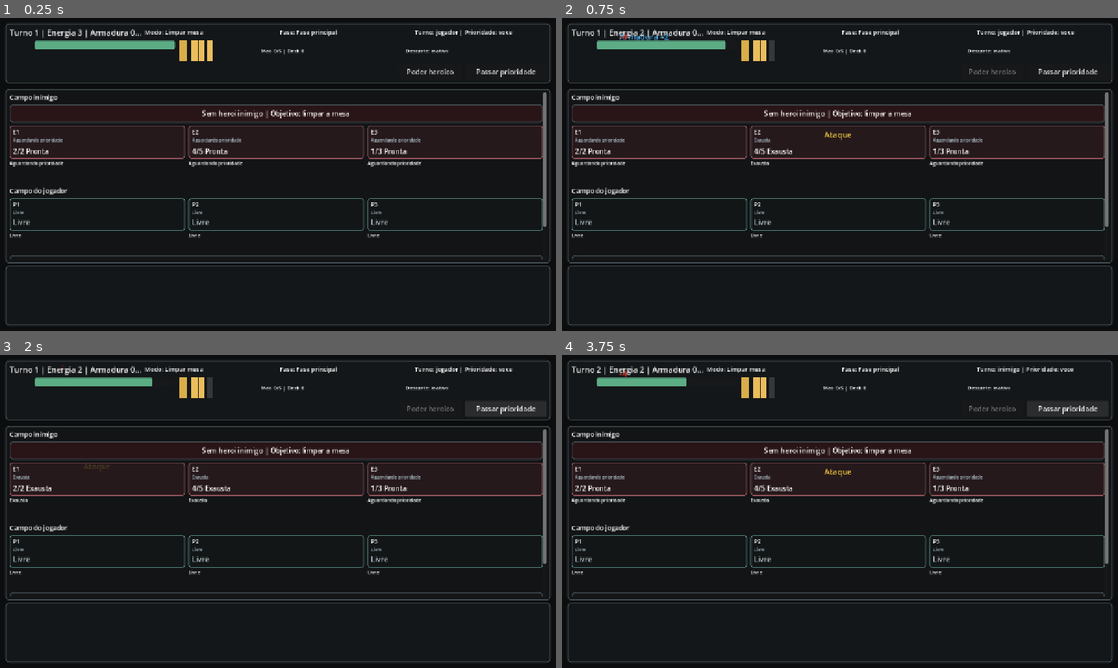
Above: before the commit, frames 1-4 (two rows, left to right).
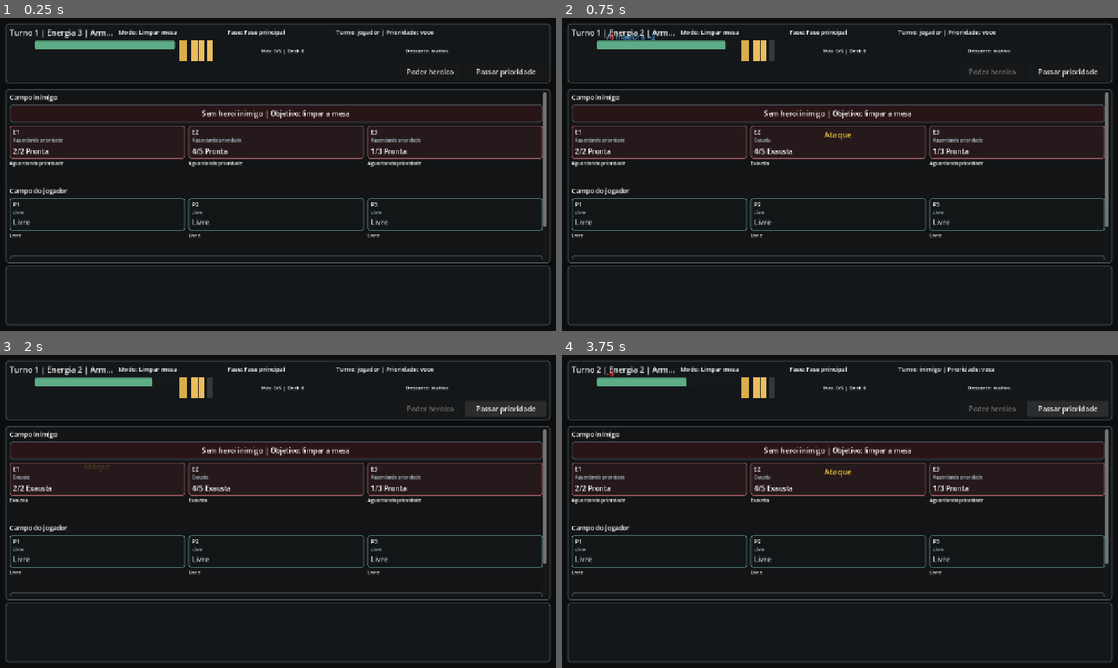
Above: after the commit, the same moments.

Repository: Bournellis/Studio
Game: Godot game, scene res://modes/battle/battle.tscn
Two runs of this game, one before a commit and one after it. Both use one fixed random seed, a clock stepped at 60 frames per second and the inputs below. This scene is started directly instead of the project's main scene.
Inputs (mouse positions are in pixels of both pictures, inside the frame that each line leads up to):
- Up to frame 1 (0.25 s): no input
- Up to frame 2 (0.75 s): click "Poder heroico" at 0.5 s
- Up to frame 3 (2 s): click "Passar prioridade" at 1.25 s
- Up to frame 4 (3.75 s): tap Enter at 2 s; move the mouse to (962, 495) at 2.02 s; hold D 2.03-2.75 s; hold Shift 2.03-2.75 s; click (962, 495) at 2.17 s; tap Space at 2.75 s; drag from (728, 527) to (812, 574) at 2.77 s; click "Encerrar descarte" at 3.5 s

The runs differ from the first frame. In frame 1, 0.7% of the frame differs, in the area x 19-93%, y 3-6%; in frame 2, 0.8%, in the area x 8-93%, y 3-8%; in frame 3, 0.7%; in frame 4, 0.7%.

Commit message:
Implement rpg-turnos ondas mode

Diff:
--- a/Projetos/rpg-turnos/battle/battle_engine.gd
+++ b/Projetos/rpg-turnos/battle/battle_engine.gd
@@ -7,6 +7,7 @@
 
 const MODE_CLEAR_BOARD: String = "limpar_mesa"
 const MODE_DUEL: String = "duelo"
+const MODE_WAVES: String = "ondas"
 
 const DAMAGE_FISICO_MELEE: String = "fisico_melee"
 const DAMAGE_FISICO_ALCANCE: String = "fisico_alcance"
@@ -59,6 +60,8 @@
 var modo_batalha: String = MODE_CLEAR_BOARD
 var encounter_id: String = ""
 var encounter_name: String = ""
+var wave_index: int = 0
+var wave_count: int = 0
 var active_player_id: String = PLAYER_ID
 var priority_owner_id: String = PLAYER_ID
 var consecutive_passes: int = 0
@@ -78,6 +81,7 @@
 var _enemy_slot_labels: Array[String] = []
 var _neutral_slot_labels: Array[String] = []
 var _attack_routes: Dictionary = {}
+var _waves: Array = []
 var _enemy_ai_enabled: bool = true
 var _auto_depth: int = 0
 
@@ -89,6 +93,9 @@
 	battle_variant_id = VARIANT_C1
 	turno = 1
 	round_number = 1
+	wave_index = 0
+	wave_count = 0
+	_waves = []
 	active_player_id = PLAYER_ID
 	priority_owner_id = PLAYER_ID
 	consecutive_passes = 0
@@ -127,6 +134,9 @@
 		"battle_variant_id": battle_variant_id,
 		"modo_batalha": modo_batalha,
 		"encounter_id": encounter_id,
+		"wave_index": wave_index,
+		"wave_count": wave_count,
+		"wave_label": get_wave_label(),
 		"active_player_id": active_player_id,
 		"priority_owner_id": priority_owner_id,
 		"consecutive_passes": consecutive_passes,
@@ -147,8 +157,15 @@
 			return "Limpar mesa"
 		MODE_DUEL:
 			return "Duelo"
+		MODE_WAVES:
+			return "Ondas"
 		_:
 			return modo_batalha
+
+func get_wave_label() -> String:
+	if modo_batalha != MODE_WAVES or wave_count <= 0:
+		return ""
+	return "Onda %d/%d" % [wave_index + 1, wave_count]
 
 func get_priority_label() -> String:
 	if outcome != "":
@@ -610,6 +627,8 @@
 	controladores = {}
 	var player_hero_resource = _catalog.player_hero
 	var enemy_hero_resource = _catalog.enemy_hero
+	var encounter_mode: String = str(encounter.get("mode", MODE_CLEAR_BOARD))
+	var enemy_is_encounter_controller: bool = encounter_mode == MODE_CLEAR_BOARD or encounter_mode == MODE_WAVES
 	var player_controller: Dictionary = {
 		"id": PLAYER_ID,
 		"kind": "humano",
@@ -625,7 +644,7 @@
 	}
 	var enemy_controller: Dictionary = {
 		"id": ENEMY_ID,
-		"kind": "encontro" if str(encounter.get("mode", MODE_CLEAR_BOARD)) == MODE_CLEAR_BOARD else "inimigo_ia",
+		"kind": "encontro" if enemy_is_encounter_controller else "inimigo_ia",
 		"deck": Array(encounter.get("enemy_deck", [])).duplicate(),
 		"hand": [],
 		"energy": 0,
@@ -635,7 +654,7 @@
 		"hero_power_used": false,
 		"initial_hand_drawn": false
 	}
-	if str(encounter.get("mode", MODE_CLEAR_BOARD)) == MODE_DUEL:
+	if encounter_mode == MODE_DUEL:
 		enemy_controller["hero"] = _hero_state(enemy_hero_resource, ENEMY_ID, DEFAULT_ENEMY_HEALTH)
 	controladores[PLAYER_ID] = player_controller
 	controladores[ENEMY_ID] = enemy_controller
@@ -659,7 +678,24 @@
 	_register_routes(PLAYER_ID, Dictionary(board.get("player_routes", {})), _player_slot_definitions.size(), ENEMY_ID)
 	_register_routes(ENEMY_ID, Dictionary(board.get("enemy_routes", {})), _enemy_slot_definitions.size(), PLAYER_ID)
 
-	for setup: Variant in Array(encounter.get("starting_enemy_slots", [])):
+	_waves = Array(encounter.get("waves", []))
+	wave_count = _waves.size() if modo_batalha == MODE_WAVES else 0
+	wave_index = 0
+	if modo_batalha == MODE_WAVES and wave_count > 0:
+		_spawn_wave(0)
+	else:
+		_spawn_enemy_setups(Array(encounter.get("starting_enemy_slots", [])))
+
+func _spawn_wave(index: int) -> void:
+	if index < 0 or index >= _waves.size():
+		return
+	var wave: Dictionary = Dictionary(_waves[index])
+	var wave_number: int = int(wave.get("wave_number", index + 1))
+	_spawn_enemy_setups(Array(wave.get("starting_enemy_slots", [])))
+	_log("Onda %d/%d chega ao campo." % [wave_number, wave_count])
+
+func _spawn_enemy_setups(setups: Array) -> void:
+	for setup: Variant in setups:
 		if typeof(setup) != TYPE_DICTIONARY:
 			continue
 		var data: Dictionary = Dictionary(setup)
@@ -699,6 +735,7 @@
 
 func _resolve_upkeep(controller_id: String) -> void:
 	var controller: Dictionary = _controller(controller_id)
+	_maybe_spawn_next_wave(controller_id)
 	var turns_started: int = int(controller.get("turns_started", 0)) + 1
 	controller["turns_started"] = turns_started
 	if turns_started > 1:
@@ -710,6 +747,17 @@
 	_ready_controller_slots(controller_id)
 	_apply_burning_terrain(controller_id)
 	_log("Manutencao: %s recarrega energia para %d." % [_owner_label(controller_id), int(controller.get("energy", 0))])
+	_sync_public_fields()
+
+func _maybe_spawn_next_wave(controller_id: String) -> void:
+	if modo_batalha != MODE_WAVES or controller_id != ENEMY_ID:
+		return
+	if wave_count <= 0 or wave_index >= wave_count - 1:
+		return
+	if not _enemy_board_is_clear():
+		return
+	wave_index += 1
+	_spawn_wave(wave_index)
 	_sync_public_fields()
 
 func _resolve_draw(controller_id: String) -> void:
@@ -1190,6 +1238,8 @@
 	var victory: bool = false
 	if modo_batalha == MODE_DUEL:
 		victory = _controller_has_hero(ENEMY_ID) and enemy_health <= 0
+	elif modo_batalha == MODE_WAVES:
+		victory = wave_count > 0 and wave_index >= wave_count - 1 and _enemy_board_is_clear()
 	else:
 		victory = _enemy_board_is_clear()
 	if player_dead:
--- a/Projetos/rpg-turnos/modes/battle/battle_root.gd
+++ b/Projetos/rpg-turnos/modes/battle/battle_root.gd
@@ -16,6 +16,7 @@
 var variant_label: Label
 var phase_label: Label
 var priority_label: Label
+var wave_label: Label
 var feedback_label: Label
 var log_label: Label
 var route_label: Label
@@ -97,7 +98,7 @@
 	header_panel.add_child(header_root)
 
 	var info_grid: GridContainer = GridContainer.new()
-	info_grid.columns = 4
+	info_grid.columns = 5
 	info_grid.size_flags_horizontal = Control.SIZE_EXPAND_FILL
 	info_grid.add_theme_constant_override("h_separation", 8)
 	info_grid.add_theme_constant_override("v_separation", 2)
@@ -107,10 +108,13 @@
 	variant_label = _header_info_label(14)
 	phase_label = _header_info_label(14)
 	priority_label = _header_info_label(14)
+	wave_label = _header_info_label(14)
+	wave_label.name = "wave_label"
 	info_grid.add_child(status_label)
 	info_grid.add_child(variant_label)
 	info_grid.add_child(phase_label)
 	info_grid.add_child(priority_label)
+	info_grid.add_child(wave_label)
 
 	var vitals_row: HBoxContainer = HBoxContainer.new()
 	vitals_row.size_flags_horizontal = Control.SIZE_EXPAND_FILL
@@ -273,7 +277,9 @@
 	hand_scroll.add_child(hand_box)
 
 func _refresh() -> void:
-	var enemy_text: String = "Sem heroi inimigo" if engine.modo_batalha == BattleEngineScript.MODE_CLEAR_BOARD else "Inimigo %d HP" % engine.enemy_health
+	var enemy_text: String = "Inimigo %d HP" % engine.enemy_health
+	if not engine._controller_has_hero(ENEMY_OWNER):
+		enemy_text = "Sem heroi inimigo"
 	status_label.text = "Turno %d | Energia %d | Armadura %d | Jogador %d HP | %s | Deck %d | Mao %d" % [
 		engine.turno,
 		engine.energy,
@@ -286,6 +292,8 @@
 	variant_label.text = "Modo: %s" % engine.get_mode_label()
 	phase_label.text = "Fase: %s" % engine.get_phase_label()
 	priority_label.text = "%s | %s" % [engine.get_active_controller_label(), engine.get_priority_label()]
+	wave_label.text = engine.get_wave_label()
+	wave_label.visible = wave_label.text != ""
 	route_label.text = engine.get_board_route_summary()
 	_update_vitals()
 	if last_feedback == "":
@@ -299,6 +307,8 @@
 	var enemy_hero_label: Label = Label.new()
 	if engine.modo_batalha == BattleEngineScript.MODE_DUEL:
 		enemy_hero_label.text = "Heroi inimigo: %d HP | Armadura %d" % [engine.enemy_health, engine.enemy_armor]
+	elif engine.modo_batalha == BattleEngineScript.MODE_WAVES:
+		enemy_hero_label.text = "Sem heroi inimigo | Objetivo: vencer %s" % engine.get_wave_label()
 	else:
 		enemy_hero_label.text = "Sem heroi inimigo | Objetivo: limpar a mesa"
 	enemy_hero_label.horizontal_alignment = HORIZONTAL_ALIGNMENT_CENTER
@@ -642,6 +652,8 @@
 		var summary: String = "A emboscada foi vencida no encontro de teste."
 		if engine.encounter_id == "duelista_bandido":
 			summary = "O Duelista Bandido foi derrotado em duelo."
+		elif engine.encounter_id == "invasao_em_ondas":
+			summary = "A invasao em ondas foi repelida."
 		GameSession.complete_encounter(summary)
 		GameSession.save_game()
 	else:
--- a/Projetos/rpg-turnos/modes/world/world_root.gd
+++ b/Projetos/rpg-turnos/modes/world/world_root.gd
@@ -9,6 +9,7 @@
 	{"id": "duelista_bandido", "label": "Duelista", "position": Vector2(880, 330), "requires": "emboscada_na_ponte"},
 	{"id": "emboscada_no_cruzamento", "label": "Cruzamento", "position": Vector2(1020, 390), "requires": "duelista_bandido"},
 	{"id": "fortaleza_do_desfiladeiro", "label": "Fortaleza", "position": Vector2(1080, 230), "requires": "emboscada_no_cruzamento"},
+	{"id": "invasao_em_ondas", "label": "Ondas", "position": Vector2(700, 220), "requires": "fortaleza_do_desfiladeiro"},
 ]
 
 var player_position: Vector2 = Vector2(180, 330)
--- a/Projetos/rpg-turnos/tests/unit/test_battle_engine.gd
+++ b/Projetos/rpg-turnos/tests/unit/test_battle_engine.gd
@@ -145,6 +145,56 @@
 	assert_eq(str(Array(enemy.get("deck", []))[0]), "goblin_ponte")
 	assert_true(Array(enemy.get("deck", [])).has("dragao_jovem"))
 
+func test_ondas_starts_first_wave_without_enemy_hero() -> void:
+	var engine = _start_engine(_starter_deck(), {"encounter_id": "invasao_em_ondas", "enemy_ai_enabled": false})
+	var enemy: Dictionary = engine._controller("inimigo")
+
+	assert_eq(engine.modo_batalha, "ondas")
+	assert_false(enemy.has("hero"))
+	assert_eq(engine.enemy_health, 0)
+	assert_eq(engine.wave_index, 0)
+	assert_eq(engine.wave_count, 2)
+	assert_eq(engine.get_wave_label(), "Onda 1/2")
+	assert_eq(str(engine.enemy_slots[0].get("card_id", "")), "goblin_ponte")
+	assert_eq(str(engine.enemy_slots[1].get("card_id", "")), "ladrao_rapido")
+	assert_eq(str(engine.enemy_slots[2].get("card_id", "")), "arqueiro_ponte")
+
+func test_ondas_spawns_next_wave_on_enemy_upkeep_after_clear() -> void:
+	var engine = _start_engine(_starter_deck(), {"encounter_id": "invasao_em_ondas", "enemy_ai_enabled": false})
+	engine.player_slots[0] = engine._build_occupant(catalog.find_card("escudeiro"), "jogador", false)
+	var starting_player_health: int = engine.player_health
+	var starting_player_deck: Array = engine.deck.duplicate()
+	engine.enemy_slots = [null, null, null]
+
+	engine._check_outcome()
+
+	assert_eq(engine.outcome, "")
+
+	engine._resolve_upkeep("inimigo")
+
+	assert_eq(engine.wave_index, 1)
+	assert_eq(engine.get_wave_label(), "Onda 2/2")
+	assert_eq(engine.player_health, starting_player_health)
+	assert_eq(engine.deck, starting_player_deck)
+	assert_true(engine.player_slots[0] != null)
+	assert_eq(str(engine.enemy_slots[0].get("card_id", "")), "lobo_alfa")
+	assert_eq(str(engine.enemy_slots[1].get("card_id", "")), "corvo_batedor")
+	assert_eq(str(engine.enemy_slots[2].get("card_id", "")), "bruto_ponte")
+
+func test_ondas_victory_only_after_final_wave_clear() -> void:
+	var engine = _start_engine(_starter_deck(), {"encounter_id": "invasao_em_ondas", "enemy_ai_enabled": false})
+	engine.enemy_slots = [null, null, null]
+
+	engine._check_outcome()
+
+	assert_eq(engine.outcome, "")
+
+	engine._resolve_upkeep("inimigo")
+	engine.enemy_slots = [null, null, null]
+	engine._check_outcome()
+
+	assert_eq(engine.outcome, "victory")
+
 func test_enemy_hero_power_uses_golpe_direto_once() -> void:
 	var engine = _start_engine(_starter_deck(), {"encounter_id": "duelista_bandido", "enemy_ai_enabled": false})
 	engine.active_player_id = "inimigo"
--- a/Projetos/rpg-turnos/tests/unit/test_battle_ui.gd
+++ b/Projetos/rpg-turnos/tests/unit/test_battle_ui.gd
@@ -56,6 +56,19 @@
 	assert_eq(root.feedback_label.text, "Carta jogada.")
 	assert_true(root.engine.player_slots[0] != null)
 	assert_eq(root.hand_box.get_child_count(), 4)
+	root.free()
+
+func test_battle_header_exposes_wave_progress_for_ondas() -> void:
+	GameSession.set_active_encounter("invasao_em_ondas")
+	var root = BattleRootScript.new()
+	add_child(root)
+	await get_tree().process_frame
+	root.engine._enemy_ai_enabled = false
+
+	assert_eq(root.engine.modo_batalha, "ondas")
+	assert_true(root.wave_label.visible)
+	assert_eq(root.wave_label.text, "Onda 1/2")
+	assert_true(root.status_label.text.contains("Sem heroi inimigo"))
 	root.free()
 
 func test_battle_slot_exposes_visual_state_chips() -> void:
Not shown, changed: 08_Coordenacao_Agentes/Estado_Atual.md
Not shown, added: 08_Coordenacao_Agentes/Kanban/Done/2026-05-05_codex_rpg-turnos_ondas-mode.md
Not shown, changed: Projetos/rpg-turnos/docs/game-design-document.md
Not shown, changed: Projetos/rpg-turnos/implementation/current-status.md
Not shown, changed: Projetos/rpg-turnos/implementation/roadmap.md
Not shown, changed: Projetos/rpg-turnos/implementation/tracks/track-01-foundation-first-prototype/cardgame-core-implementation-plan.md
Not shown, changed: Projetos/rpg-turnos/implementation/tracks/track-01-foundation-first-prototype/current-status.md
